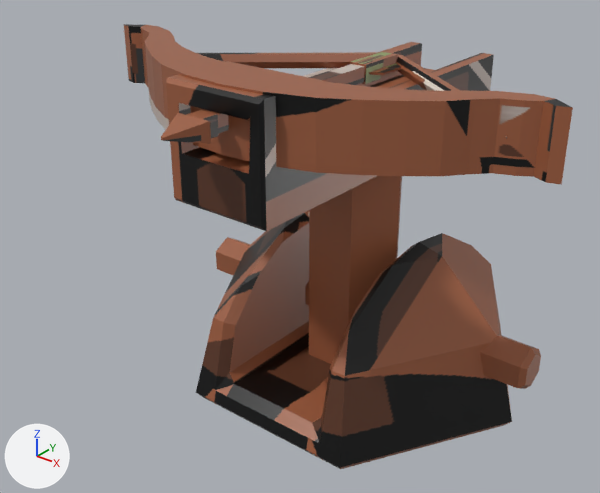
Before and after pictures for a commit that changed the Blender file BlenderMesh/Tower2.blend.
Camera for both pictures: a camera (50 mm lens) standing at (2.61, -3.86, 3.13) and looking at (0.01, -0.62, 1.11). Arrows for +X, +Y and +Z are at lower left; the lights stay in place.
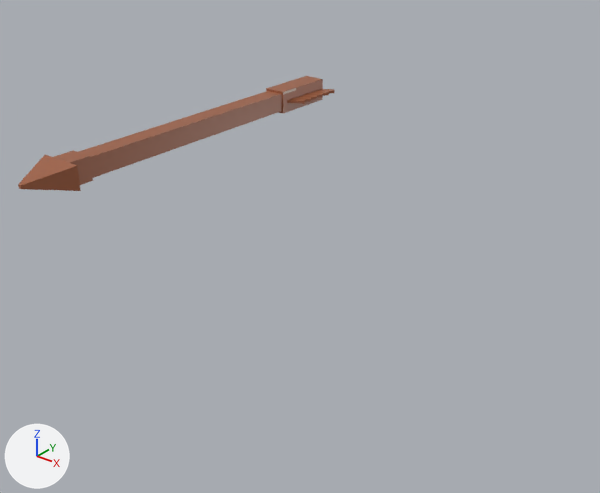
Boxes (x1, y1, x2, y2) around the edits, measured in the pictures (600 x 493 px; the box of a moved part takes in the faces that stretch with it):
'Cylinder.001', hidden: before (196, 210, 541, 469)
'Cube.001', hidden (brown): before (124, 24, 573, 185)
'Cube', hidden: before (166, 42, 494, 364)
'Cube.002', surface changed, moved, turned: before (161, 52, 401, 144); after (18, 76, 334, 191)
part 2 of me_cube_008, moved or reshaped (not visible afterwards): before (198, 52, 507, 137)
part 3 of me_cube_008, surface changed (brown): before (124, 24, 573, 185)

The change, as a list of edits to the scene's bpy script:
```text
Change me_cube_005:
    where me_cube_005.from_pydata(...)  # 51 vertices, 36 faces; spans x -0.3..0.3, y -1.18..1.04, z -1.62..0.32
    used by ob_cube; location = (0.002, -0.068, 1.809); rotation_euler = (0.0, 0.0, -6.283), in degrees (0, 0, -360)
    me_cube_005 part 1: texture (UV) coordinates of 36 of 36 faces, centred in x -0.3..0.3, y -1.18..1.04, z -1.62..0.32, changed; they spanned u 0.0..0.95, v 0.01..0.95 and now span u 0.0..1.0, v 0.0..1.0
Change me_cube_008:
    used by ob_cube_001; parent = ob_cube; location = (0.00156, -1.018, 1.974)
    remove me_cube_008.from_pydata(...)  # 108 vertices, 104 faces; spans x -1.4..1.4, y -0.17..1.32, z -0.17..0.17
    add me_cube_008.from_pydata(...)  # 108 vertices, 104 faces; spans x -1.4..1.4, y -0.17..0.56, z -0.17..0.17
    me_cube_008 part 2: all 12 vertices in x -0.05..0.06, y 1.22..1.32, z -0.04..0.05 are moved by (0.0, -0.81, 0.0)
    me_cube_008 part 3: texture (UV) coordinates of 104 of 104 faces, centred in x -1.37..1.37, y -0.16..1.31, z -0.17..0.17, changed; they spanned u 0.0..1.0, v 0.01..0.95 and now span u 0.0..0.92, v 0.0..0.96
Change me_cylinder_005:
    where me_cylinder_005.from_pydata(...)  # 84 vertices, 72 faces; spans x -0.96..0.96, y -0.56..0.45, z -1.19..1.19
    used by ob_cylinder_001; location = (0.002, 0.011, 0.458); rotation_euler = (-1.571, 0.0, -4.712), in degrees (-90, 0, -270)
    me_cylinder_005 part 4: texture (UV) coordinates of 72 of 72 faces, centred in x -0.94..0.94, y -0.54..0.45, z -1.19..1.19, changed; they spanned u 0.01..0.97, v 0.01..0.89 and now span u 0.0..0.98, v 0.0..0.93
Change me_cube_012:
    where me_cube_012.from_pydata(...)  # 180 vertices, 174 faces; spans x -0.86..0.94, y -0.13..0.13, z -0.05..0.05
    used by ob_cube_002; location = (0.002, -0.691, 1.979); rotation_euler = (0.0, 0.0, -4.712), in degrees (0, 0, -270)
    me_cube_012 part 5: texture (UV) coordinates of 174 of 174 faces, centred in x -0.86..0.93, y -0.12..0.12, z -0.05..0.05, changed; they spanned u 0.07..0.99, v 0.19..1.0 and now span u 0.15..0.99, v 0.0..0.95
Change ob_cube:
    add ob_cube.hide_set(True)
Change ob_cube_001:
    add ob_cube_001.hide_set(True)
Change ob_cylinder_001:
    add ob_cylinder_001.hide_set(True)
Change ob_cube_002:
    ob_cube_002.location: (0.002, -0.691, 1.979) -> (0.002, -1.404, 1.979)
    ob_cube_002.rotation_euler: (0.0, 0.0, -4.712) -> (0.0, 0.0, 1.571)  # degrees (0, 0, -270) -> degrees (0, 0, 90)
```
